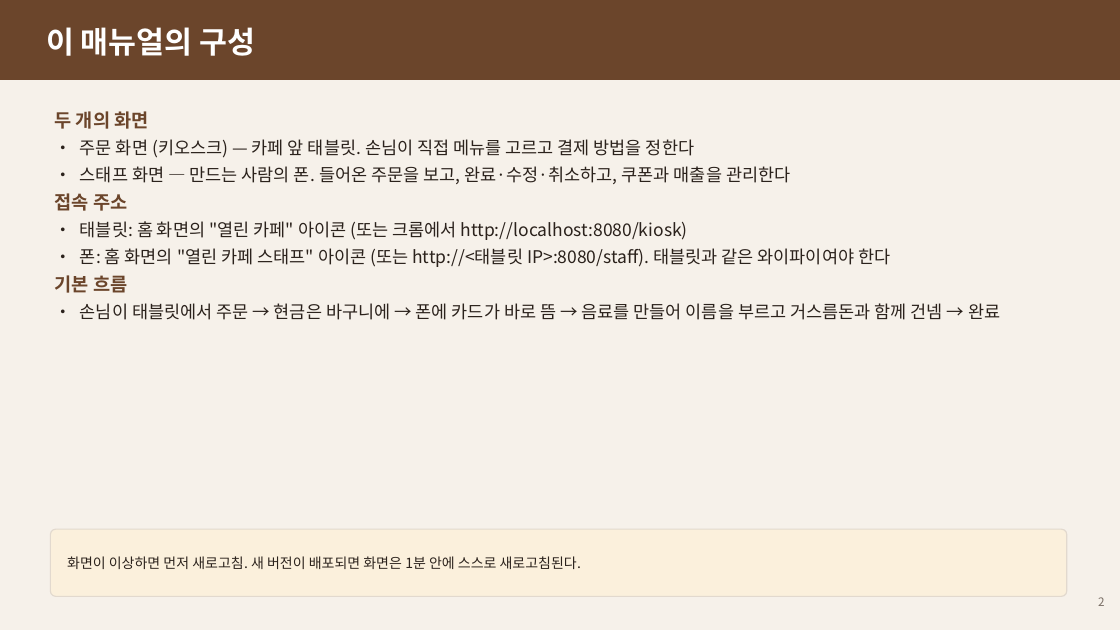
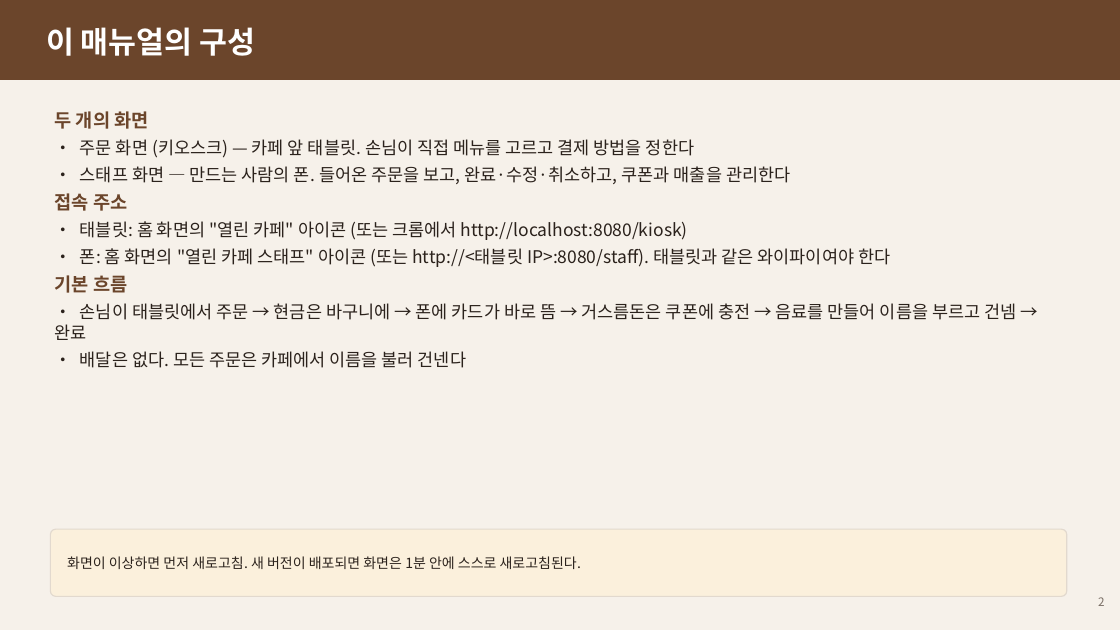
Before and after one commit to Danjjinbibbang/shine_kiosk, a slide deck: slide 2 of docs/manual/열린카페-사용자매뉴얼.pptx. Drawn at 1120x630 pixels with LibreOffice and Linux fonts; fonts in the diff are those of the drawing. Boxes give left, top, right and bottom in pixels: in the first picture for what was removed or moved away, otherwise in the second. Text is boxed around its words. In the diff, an @@ line names an element or a change of style, - is before the commit and + after.

```diff
--- a/docs/manual/열린카페-사용자매뉴얼.pptx
+++ b/docs/manual/열린카페-사용자매뉴얼.pptx
@@ text at [55, 303, 1016, 368]: text changed @@
-• 손님이 태블릿에서 주문 → 현금은 바구니에 → 폰에 카드가 바로 뜸 → 음료를 만들어 이름을 부르고 거스름돈과 함께 건넴 → 완료
+• 손님이 태블릿에서 주문 → 현금은 바구니에 → 폰에 카드가 바로 뜸 → 거스름돈은 쿠폰에 충전 → 음료를 만들어 이름을 부르고 건넴 → 완료
+• 배달은 없다. 모든 주문은 카페에서 이름을 불러 건넨다
```
Also in this commit, not shown: 17 other slides changed, 1 slide added, 1 slide removed, 43 other files.
